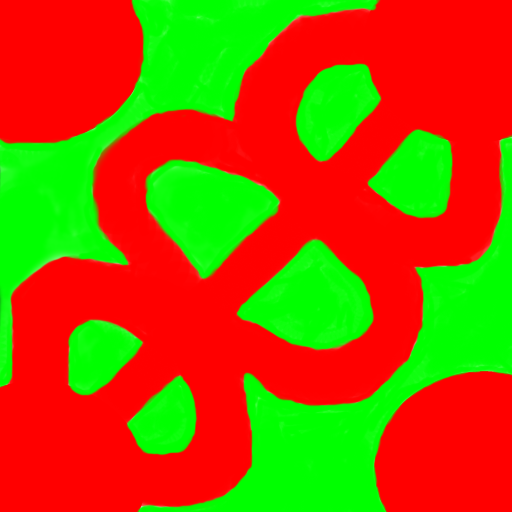
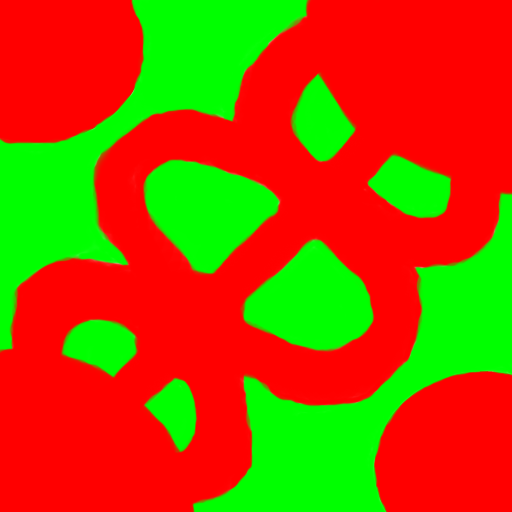
Layers edited between the first and the second 512×512 image:
painted on "Layer 3" over [0, 0, 512, 512]
